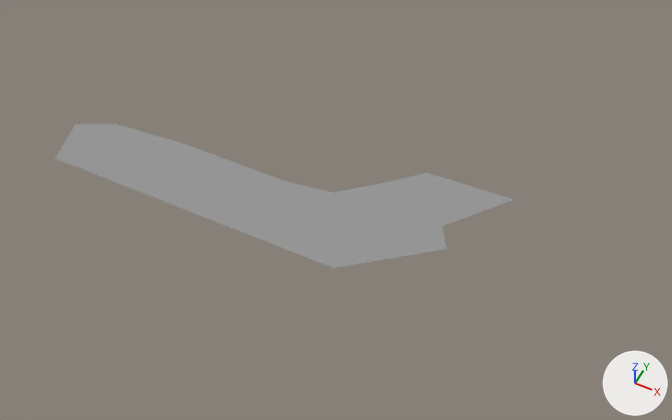
An edit to the Blender file AAC/Ship/Ship.blend, drawn before and after from the same camera.
One viewpoint serves both versions: a 50 mm lens placed at (6.48, -9.14, 13.0), pointed at (1.83, 0.16, 1.37). Arrows for +X, +Y and +Z are at lower right; the lights stay in place.
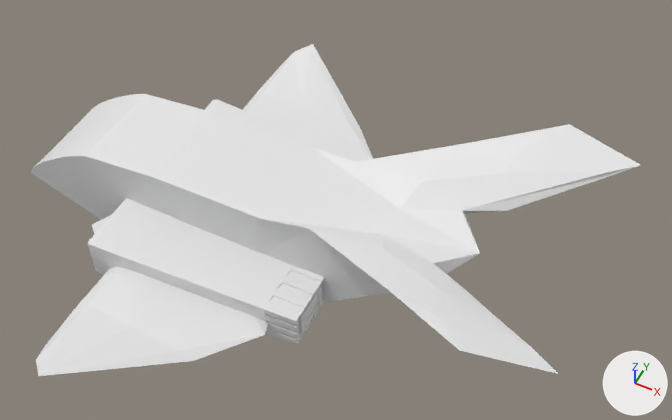
The edits, one by one:
me_plane is used by ob_plane; location (0.0, 0.0, 1.0); rotation (1.571, 0.0, 0.0), in degrees (90, 0, 0).
me_plane had 23 vertices, 10 faces and spanned x -4.27..4.74, y -1.0..2.2, z 0.0.
me_plane now has 91 vertices, 70 faces, 1 loose edge and spans x -4.21..6.17, y -1.0..1.73, z 0.0..4.45.
me_plane part 1: a new loose piece of 17 vertices spanning x -1.41..1.7, y -0.59..-0.1, z 1.35..4.45.
Part 2, on me_plane:
12 vertices are removed from x -4.27..4.74, y -1.0..2.2, z 0.0.
10 faces are deleted.
4 vertices move from x -1.2..3.86, y -0.59..0.62, z 0.0 to x -3.45..1.86, y -1.0..-0.51, z 0.28..0.9.
58 vertices are added at x -4.21..6.17, y -0.87..1.73, z 0.0..2.41.
5 new vertices lie (0.0, 0.0, 0.9) away from vertices in x -2.49..1.0, y -1.0..0.82, z 0.0.
1 loose edge is added.
50 new faces join them.
Mesh me_cube is new.
It has 503 vertices, 475 faces and spans x -1.23..1.0, y -0.99..1.0, z -1.0..1.0.
Object 'Plane' (ob_plane) gains a MIRROR modifier named 'Mirror'.
Modifier setting: use_axis = (False, False, True).
Object 'Cube' (ob_cube) is new; it shows me_cube.
Its location is (0.19, -1.43, 0.56).
Its scale is (1.94, 0.616, 0.398).
It gains a MIRROR modifier named 'Mirror'.
Modifier setting: use_axis = (False, False, True).
Modifier setting: mirror_object = ob_plane.

Where the change shows, as pixel boxes [x1, y1, x2, y2] in the pictures (672 x 420 px):
'Plane', reshaped, modifiers changed (33% wider, 130% taller): before [55, 124, 513, 268]; after [31, 44, 641, 376]
'Cube', added: after [88, 99, 363, 344]
part 1 of me_plane, added: after [36, 44, 373, 376]
part 2 of me_plane, built on: before [55, 124, 513, 268]; after [31, 94, 641, 374]
